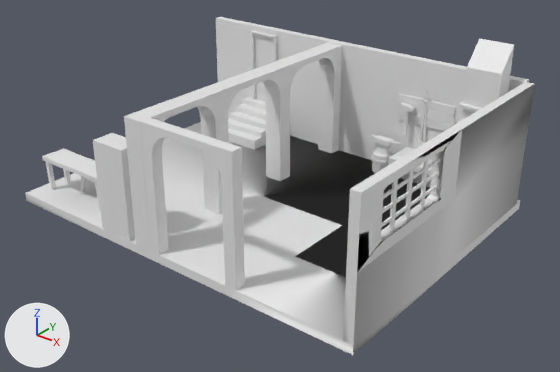
Renders of the FBX model graphics/Levels/Level-1.fbx from each side of a commit.
Both versions are drawn from a camera (50 mm lens) standing at (20.61, -22.45, 11.66) and looking at (6.59, -4.94, 0.8). The lights are fixed; the arrows at lower left show +X, +Y and +Z. The picture after the commit comes second. Materials are left out; every surface is plain grey. Where no turn or scale is listed for an object, it has been applied to the vertices.

In view in the first picture: 'Arc-To-Room', 'Arc-To-Room.001', 'Arc-To-Room.002', 'Arc-To-Room.003', 'Bookshelf_Thin', 'Cube', 'Hammer', 'Ingot', 'Isometric-View', 'Isometric-View.001', 'Staircase', 'Table', 'Tool_Shelf', 'Window' and 6 more.
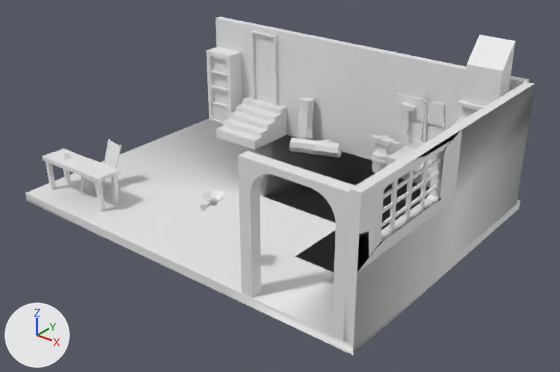
Where the newer file only moved an object's origin or applied its transform, the numbers keep the older frame.

Changed parts and their boxes [x1, y1, x2, y2] in the pictures (560 x 372 px):
'Arc-To-Room', moved
    before: [140, 118, 245, 291]
    after: [238, 151, 355, 340]
'Bookshelf_Thin', moved, turned
    before: [93, 133, 135, 241]
    after: [206, 47, 242, 124]
'Arc-To-Room.001', deleted
    before: [124, 88, 223, 252]
'Arc-To-Room.003', deleted
    before: [270, 43, 342, 180]
'Cube', moved, rescaled
    before: [388, 38, 514, 187]
    after: [386, 35, 515, 187]
'Arc-To-Room.002', deleted
    before: [203, 64, 283, 181]
'Tool_Shelf', moved, rescaled (16% narrower, 10% shorter)
    before: [396, 93, 456, 131]
    after: [395, 93, 445, 127]
'Wood', added
    after: [290, 138, 342, 158]
'Wood.001', added
    after: [297, 97, 314, 140]
'WallTorch', added
    after: [200, 189, 226, 211]
'Hammer', moved
    before: [400, 103, 415, 135]
    after: [401, 102, 416, 134]
'Ingot', turned
    before: [396, 153, 405, 157]
    after: [376, 135, 390, 139]

The change in detail:
me_cube_011 is used by ob_arc_to_room; location (6.6, -9.11, 0.99).
me_cube_011 had 136 vertices, 134 faces and spanned x -1.27..2.07, y -0.32..0.05, z -1.0..3.08.
me_cube_011 now has 136 vertices, 134 faces and spans x 2.26..5.6, y -0.31..0.06, z -1.05..3.03.
me_cube_011 part 1: the whole mesh is moved by (3.53, 0.01, -0.05).
Mesh me_cube_020 is new.
It has 74 vertices, 72 faces and spans x -0.29..0.37, y -0.36..0.36, z -0.96..0.96.
Mesh me_cube_002_1 is new.
It has 120 vertices, 116 faces and spans x -0.308..0.308, y -0.435..0.328, z -0.088..0.218.
Mesh me_cube_006_1 is new.
It has 74 vertices, 72 faces and spans x -0.98..0.98, y -0.59..0.59, z -0.29..0.37.
Object 'Hammer' (ob_hammer) moves from (5.36, -0.63, 2.78) to (5.36, -0.56, 2.78).
Object 'Cube' (ob_cube) moves from (11.19, -1.19, 0.8) to (11.19, -1.21, 0.82).
Object 'Cube' (ob_cube) is rescaled from (0.853, 0.853, 0.853) to (0.871, 0.871, 0.871).
Object 'Arc-To-Room.001' (ob_arc_to_room_001) is deleted.
Object 'Arc-To-Room.002' (ob_arc_to_room_002) is deleted.
Object 'Bookshelf_Thin' (ob_bookshelf_thin) moves from (2.18, -9.07, -0.06) to (1.49, -0.12, -0.06).
Object 'Bookshelf_Thin' (ob_bookshelf_thin) turns from (0, 0, 0) to (0, 0, 180) degrees about x, y and z.
Object 'Arc-To-Room.003' (ob_arc_to_room_003) is deleted.
Object 'Tool_Shelf' (ob_tool_shelf) moves from (9.04, -0.63, 2.26) to (8.78, -0.51, 2.33).
Object 'Tool_Shelf' (ob_tool_shelf) is rescaled from (0.542, 0.542, 0.542) to (0.461, 0.461, 0.461).
Object 'Ingot' (ob_ingot) turns from (0, 0, -90) to (0, 0, -48) degrees about x, y and z.
Object 'Wood.001' (ob_wood_001) is new; it shows me_cube_020.
Its location is (4.05, -0.21, 0.92).
Object 'WallTorch' (ob_walltorch) is new; it shows me_cube_002_1.
Its location is (7.56, -8.98, 2.14).
Object 'Wood' (ob_wood) is new; it shows me_cube_006_1.
Its location is (4.86, -0.62, 0.24).
